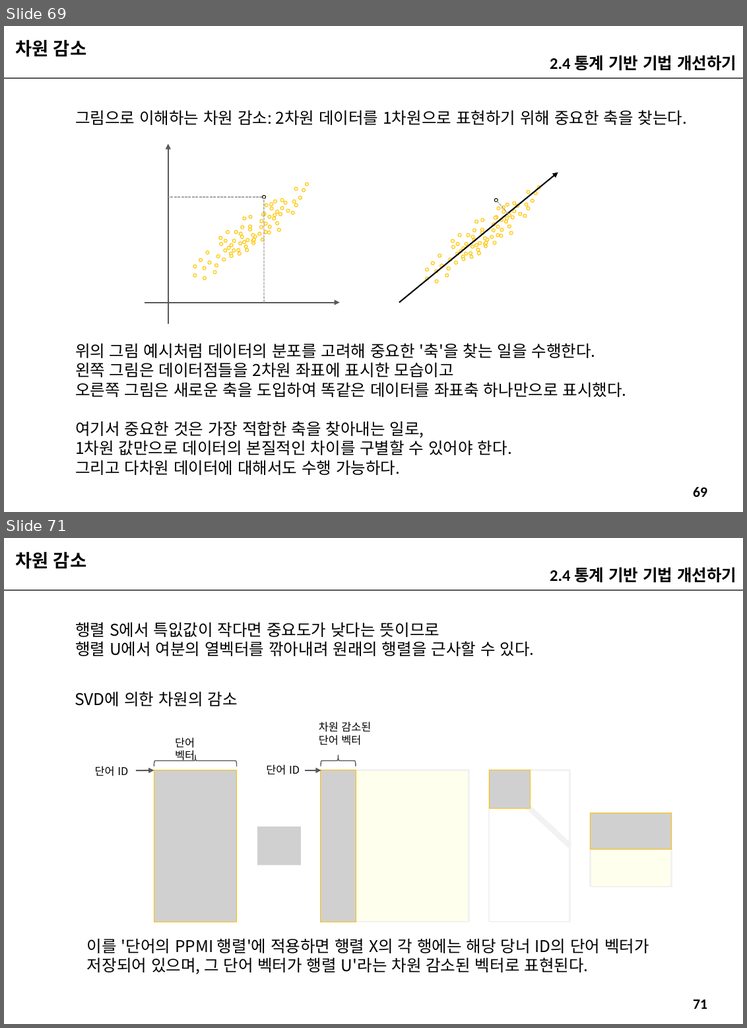
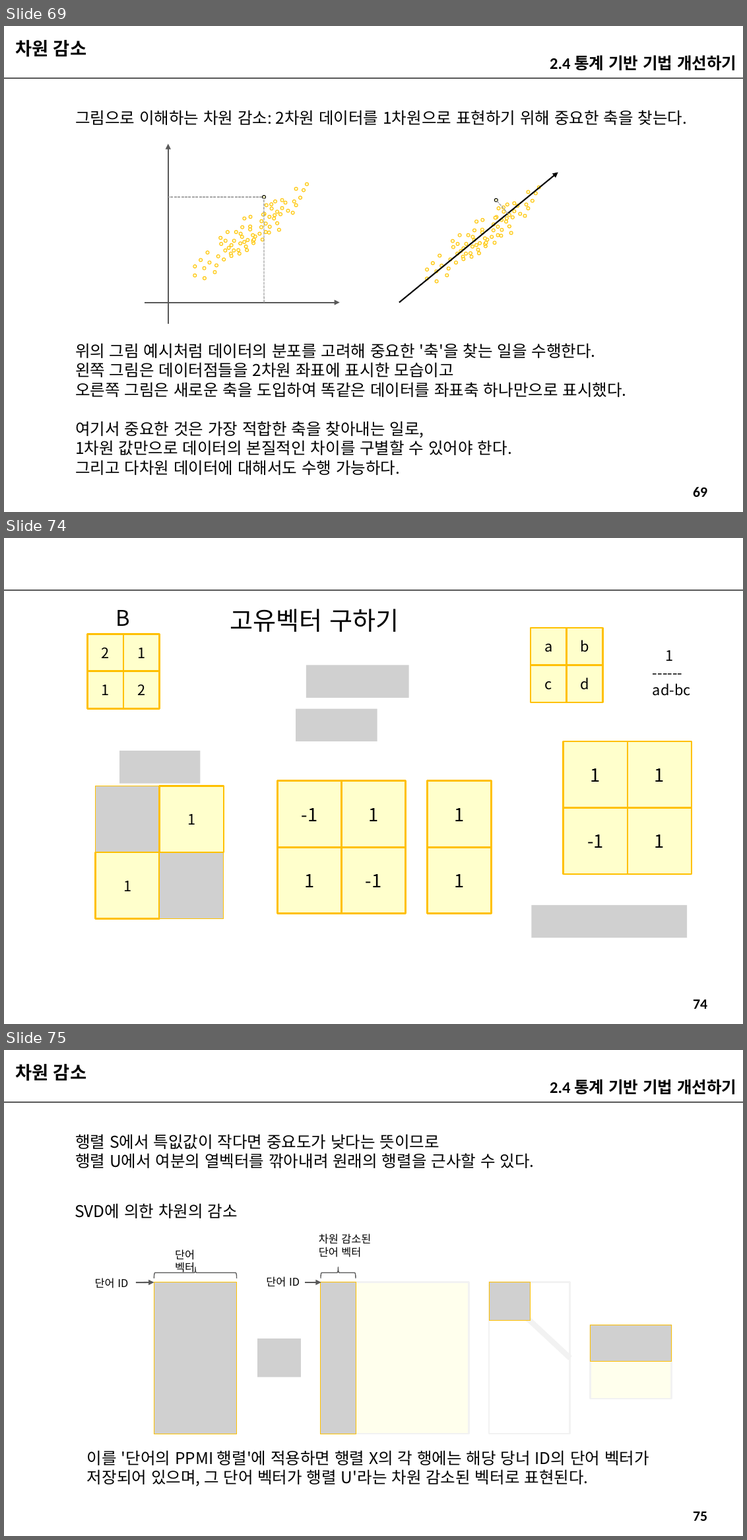
Before and after one commit to imguru-mooc/deep_learning_nlp, a slide deck: 인공지능_자연어처리_2_판서.pptx. Shown one above the other, each under a label of ours: slides 69 and 71 before the commit, slides 69, 74 and 75 after it; the slides between them are not shown. The pictures are 747x1028 and 747x1540 pixels, drawn with LibreOffice and Linux fonts; fonts in the diff are those of the drawing; grey boxes stand for pictures. Boxes give left, top, right and bottom in pixels: in the first picture for what was removed or moved away, otherwise in the second. Text is boxed around its words. In the diff, an @@ line names an element or a change of style, - is before the commit and + after.

```diff
--- a/인공지능_자연어처리_2_판서.pptx
+++ b/인공지능_자연어처리_2_판서.pptx
@@ slide 74 added at <box>4,538,743,1024</box>, background #FFFFFF; not listed: 2 template elements that a slide beside it also shows @@
@@ text added at <box>116,610,130,626</box>, 24 pt, text #000000 @@
+B
@@ text added at <box>230,609,399,632</box>, 28 pt, text #000000 @@
+고유벡터 구하기
@@ rectangle added at <box>88,634,123,671</box>, fill #FFFFCC, outline #FFC000 2 pt, 16 pt, text #000000 @@
+2
@@ rectangle added at <box>123,634,160,671</box>, fill #FFFFCC, outline #FFC000 2 pt, 16 pt, text #000000 @@
+1
@@ rectangle added at <box>530,627,566,665</box>, fill #FFFFCC, outline #FFC000 2 pt, 16 pt, text #000000 @@
+a
@@ rectangle added at <box>566,627,603,665</box>, fill #FFFFCC, outline #FFC000 2 pt, 16 pt, text #000000 @@
+b
@@ text added at <box>653,650,691,696</box>, 16 pt, text #000000 @@
+1
+------
+ad-bc
@@ rectangle added at <box>88,671,123,709</box>, fill #FFFFCC, outline #FFC000 2 pt, 16 pt, text #000000 @@
+1
@@ rectangle added at <box>123,671,160,709</box>, fill #FFFFCC, outline #FFC000 2 pt, 16 pt, text #000000 @@
+2
@@ picture added at <box>306,665,409,697</box> @@
@@ rectangle added at <box>530,665,566,702</box>, fill #FFFFCC, outline #FFC000 2 pt, 16 pt, text #000000 @@
+c
@@ rectangle added at <box>566,665,603,702</box>, fill #FFFFCC, outline #FFC000 2 pt, 16 pt, text #000000 @@
+d
@@ picture added at <box>296,708,378,741</box> @@
@@ picture added at <box>120,751,200,783</box> @@
@@ rectangle added at <box>563,741,627,807</box>, fill #FFFFCC, outline #FFC000 2 pt, 20 pt, text #000000 @@
+1
@@ rectangle added at <box>627,741,692,807</box>, fill #FFFFCC, outline #FFC000 2 pt, 20 pt, text #000000 @@
+1
@@ rectangle added at <box>277,781,341,847</box>, fill #FFFFCC, outline #FFC000 2 pt, 20 pt, text #000000 @@
+-1
@@ rectangle added at <box>341,781,405,847</box>, fill #FFFFCC, outline #FFC000 2 pt, 20 pt, text #000000 @@
+1
@@ rectangle added at <box>427,781,491,847</box>, fill #FFFFCC, outline #FFC000 2 pt, 20 pt, text #000000 @@
+1
@@ rectangle added at <box>563,807,627,873</box>, fill #FFFFCC, outline #FFC000 2 pt, 20 pt, text #000000 @@
+-1
@@ rectangle added at <box>627,807,692,873</box>, fill #FFFFCC, outline #FFC000 2 pt, 20 pt, text #000000 @@
+1
@@ group added at <box>95,786,223,918</box>: 2 pictures, 2 rectangles @@
+1
+1
@@ rectangle added at <box>277,847,341,913</box>, fill #FFFFCC, outline #FFC000 2 pt, 20 pt, text #000000 @@
+1
@@ rectangle added at <box>341,847,405,913</box>, fill #FFFFCC, outline #FFC000 2 pt, 20 pt, text #000000 @@
+-1
@@ rectangle added at <box>427,847,491,913</box>, fill #FFFFCC, outline #FFC000 2 pt, 20 pt, text #000000 @@
+1
@@ picture added at <box>531,904,687,937</box> @@
@@ what was slide 71 is now slide 75 @@
@@ page number at <box>693,1511,708,1521</box>: text changed @@
-71
+75
```
Also in this commit, not shown: 5 slides changed, 6 other slides added.
